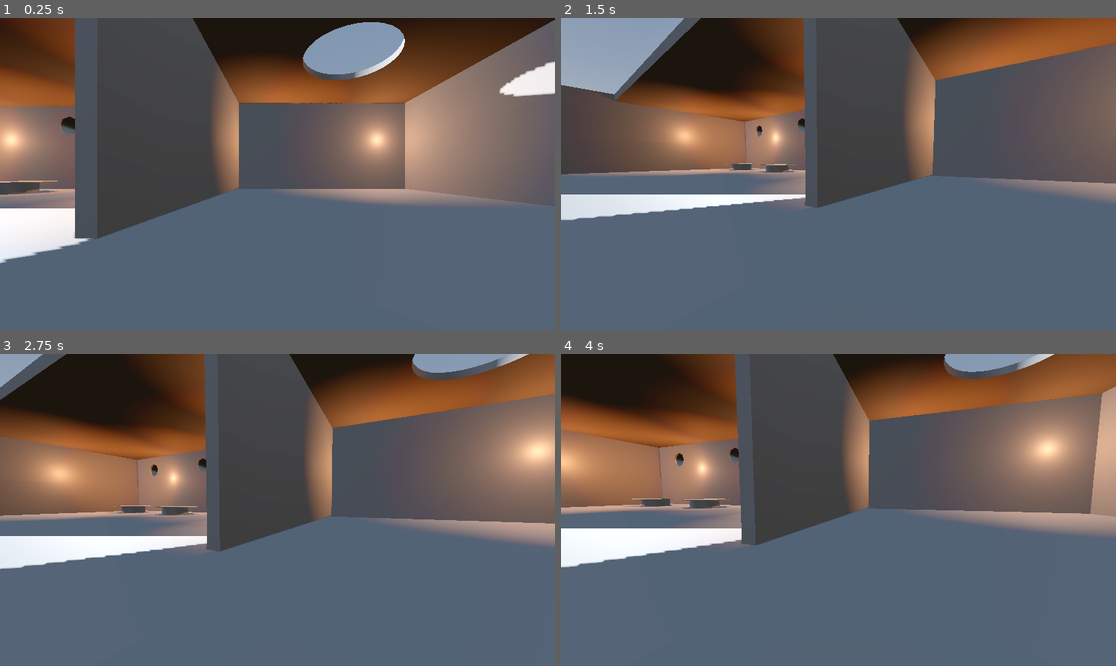
Above: before the commit, frames 1-4 (two rows, left to right).
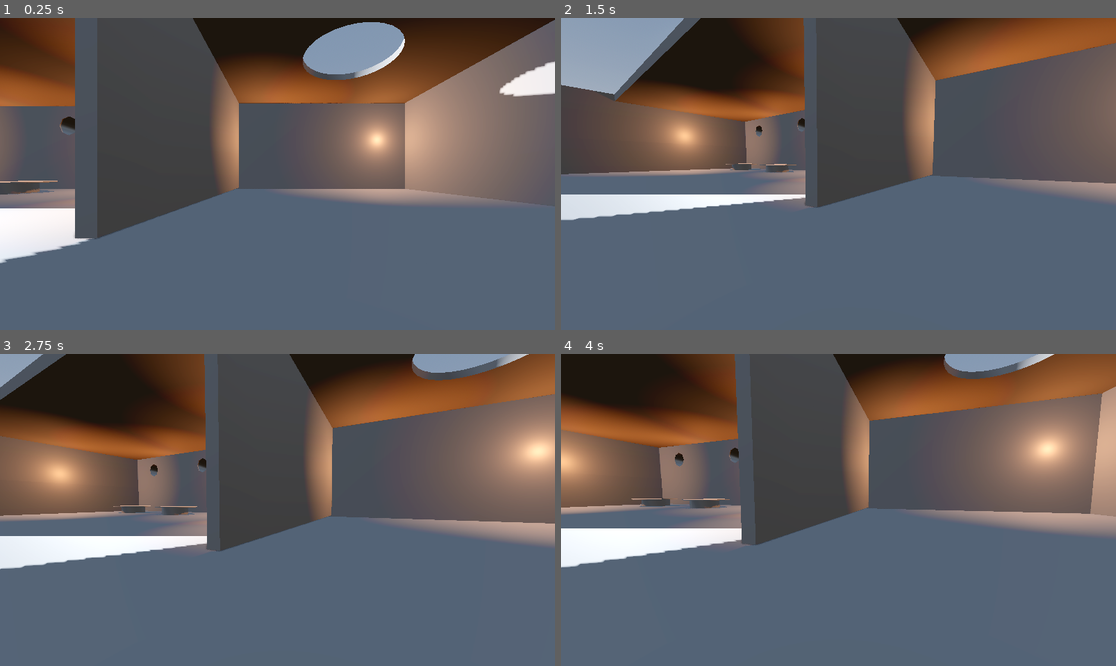
Above: after the commit, the same moments.

Repository: skullkvd/santana-karina-game-2
Game: Godot game, scene res://main.tscn
Same seed, same stepped clock (60 frames per second), same inputs: the game is played once before the commit and once after it.
Inputs (mouse positions are in pixels of both pictures, inside the frame that each line leads up to):
- Up to frame 1 (0.25 s): no input
- Up to frame 2 (1.5 s): tap Enter (ui_accept) at 0.5, 0.77, 1.25 s; move the mouse to (960, 158) at 0.52 s; hold Right (ui_right) 0.53-1.28 s; right-click (960, 158) at 0.6 s; click (960, 158) at 0.67 s; move the mouse to (810, 174) at 1.27 s; hold Up (ui_up) from 1.28 s (still down); right-click (810, 174) at 1.35 s
- Up to frame 3 (2.75 s): keep holding Up (ui_up); tap Enter (ui_accept) at 1.52, 2 s; move the mouse to (288, 503) at 2.02 s; right-click (288, 503) at 2.1 s
- Up to frame 4 (4 s): keep holding Up (ui_up); tap Enter (ui_accept) at 2.75, 3.02, 3.5, 3.77 s; move the mouse to (832, 516) at 2.77 s; right-click (832, 516) at 2.85 s; click (832, 516) at 2.92 s; move the mouse to (877, 513) at 3.52 s; right-click (877, 513) at 3.6 s

The runs differ from the first frame. In frame 1, 3.2% of the frame differs, in the area x 0-14%, y 28-58%; in frame 2, 2.8%; in frame 3, 3.7%; in frame 4, 4.9%, in the area x 4-33%, y 26-51%.

Commit message:
SantanaKarina_3D_Protoype_02
Testing if changes to game are properly reflecting into GitHub
-Added two omni lights

Diff:
--- a/main.tscn
+++ b/main.tscn
@@ -406,6 +406,20 @@
 shadow_enabled = true
 omni_range = 15.726
 
+[node name="OmniLight3D13" type="OmniLight3D" parent="Lights" unique_id=432559657]
+transform = Transform3D(1, 0, 0, 0, 1, 0, 0, 0, 1, -19.733543, 5.5441117, 4.4665184)
+light_color = Color(1, 0.58385235, 0.33030722, 1)
+light_energy = 2.109
+shadow_enabled = true
+omni_range = 15.726
+
+[node name="OmniLight3D14" type="OmniLight3D" parent="Lights" unique_id=1074776293]
+transform = Transform3D(1, 0, 0, 0, 1, 0, 0, 0, 1, -19.733543, 5.5441117, 36.066517)
+light_color = Color(1, 0.58385235, 0.33030722, 1)
+light_energy = 2.109
+shadow_enabled = true
+omni_range = 15.726
+
 [node name="OmniLight3D12" type="OmniLight3D" parent="Lights" unique_id=219775029]
 transform = Transform3D(1, 0, 0, 0, 1, 0, 0, 0, 1, -34.633545, 5.5441117, 10.666519)
 light_color = Color(1, 0.58385235, 0.33030722, 1)
